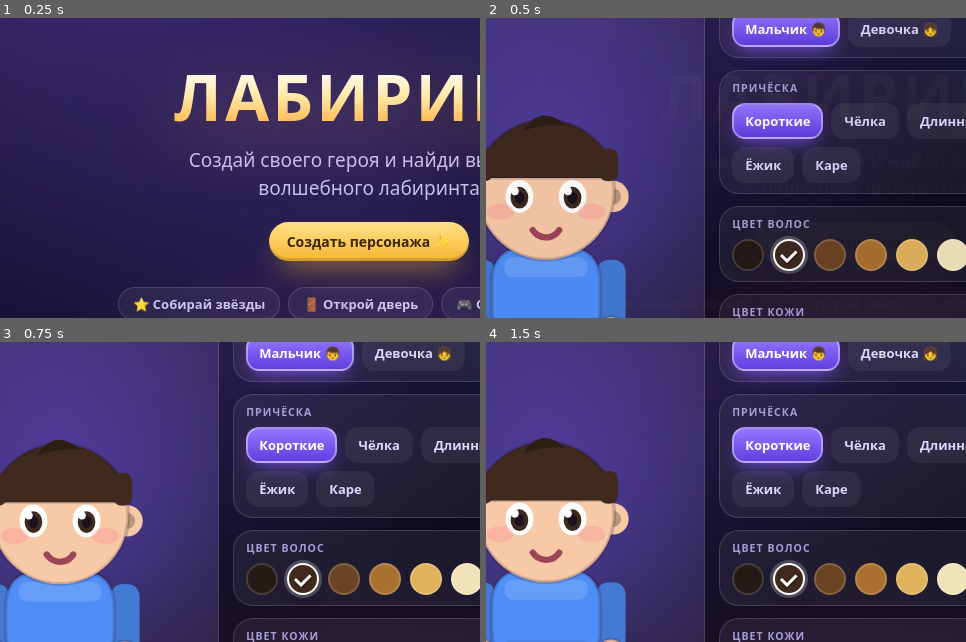
Above: before the commit, frames 1-4 (two rows, left to right).
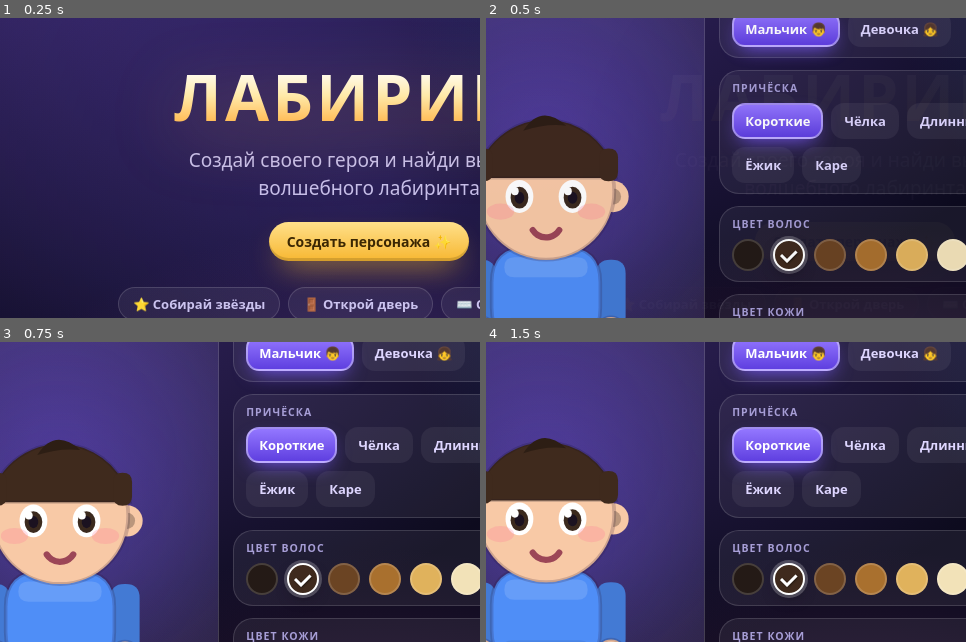
Above: after the commit, the same moments.

Repository: gritsulyak/vika_games
Game: browser game, page labirint/index.html
Two runs of this game, one before a commit and one after it. Both use one fixed random seed, a clock stepped at 60 frames per second and the inputs below.
Inputs (mouse positions are % of the whole screen's width and height, from its top left):
- Up to frame 1 (0.25 s): no input
- Up to frame 2 (0.5 s): click (50, 50) at 0.27 s
- Up to frame 3 (0.75 s): no input
- Up to frame 4 (1.5 s): hold Right from 1.03 s (still down); click (18, 58) at 1.07 s
The pictures show only the part of the screen within x 12-62%, y 16-66%; the shares and areas given below are measured in that part.

The runs differ from the first frame. In frame 1, less than 0.1% of the frame differs, in the area x 95-99%, y 94-98%; in frame 2, less than 0.1%; in frame 3, nothing differs; in frame 4, nothing differs.

Commit message:
Show touch-specific hint on the start screen

Diff:
--- a/labirint/index.html
+++ b/labirint/index.html
@@ -67,6 +67,9 @@
   .tagline{margin:0;font-size:clamp(14px,2.1vw,19px);color:#c7bfea;max-width:36ch;line-height:1.45}
   .tips{display:flex;flex-wrap:wrap;gap:8px;justify-content:center;margin-top:6px}
   .tip{background:rgba(255,255,255,.06);border:1.5px solid var(--line);border-radius:999px;padding:7px 14px;font-size:13px;font-weight:700;color:#cbc3ef}
+  .only-touch{display:none}
+  body.touch .only-touch{display:inline-block}
+  body.touch .only-mouse{display:none}
 
   /* ---------- creator ---------- */
   .bar{display:flex;align-items:center;gap:10px;justify-content:space-between;padding:calc(14px + env(safe-area-inset-top)) 20px 14px}
@@ -225,7 +228,8 @@
     <div class="tips">
       <span class="tip">⭐ Собирай звёзды</span>
       <span class="tip">🚪 Открой дверь</span>
-      <span class="tip">🎮 Стрелки или WASD</span>
+      <span class="tip only-mouse">⌨️ Стрелки или WASD</span>
+      <span class="tip only-touch">👆 Веди героя пальцем</span>
     </div>
   </div>
 </section>
